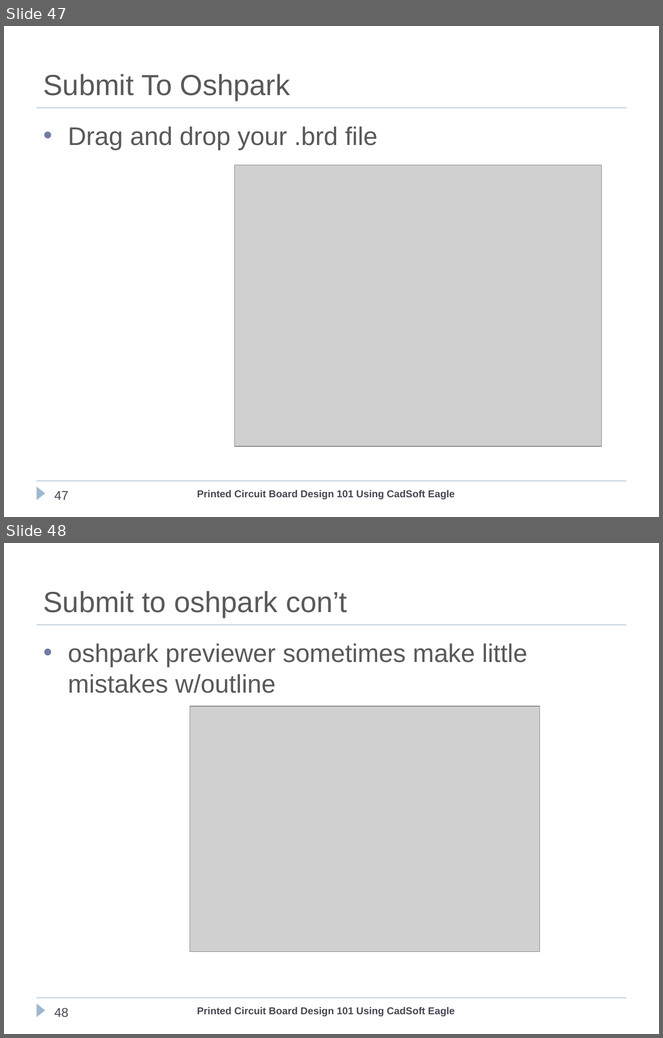
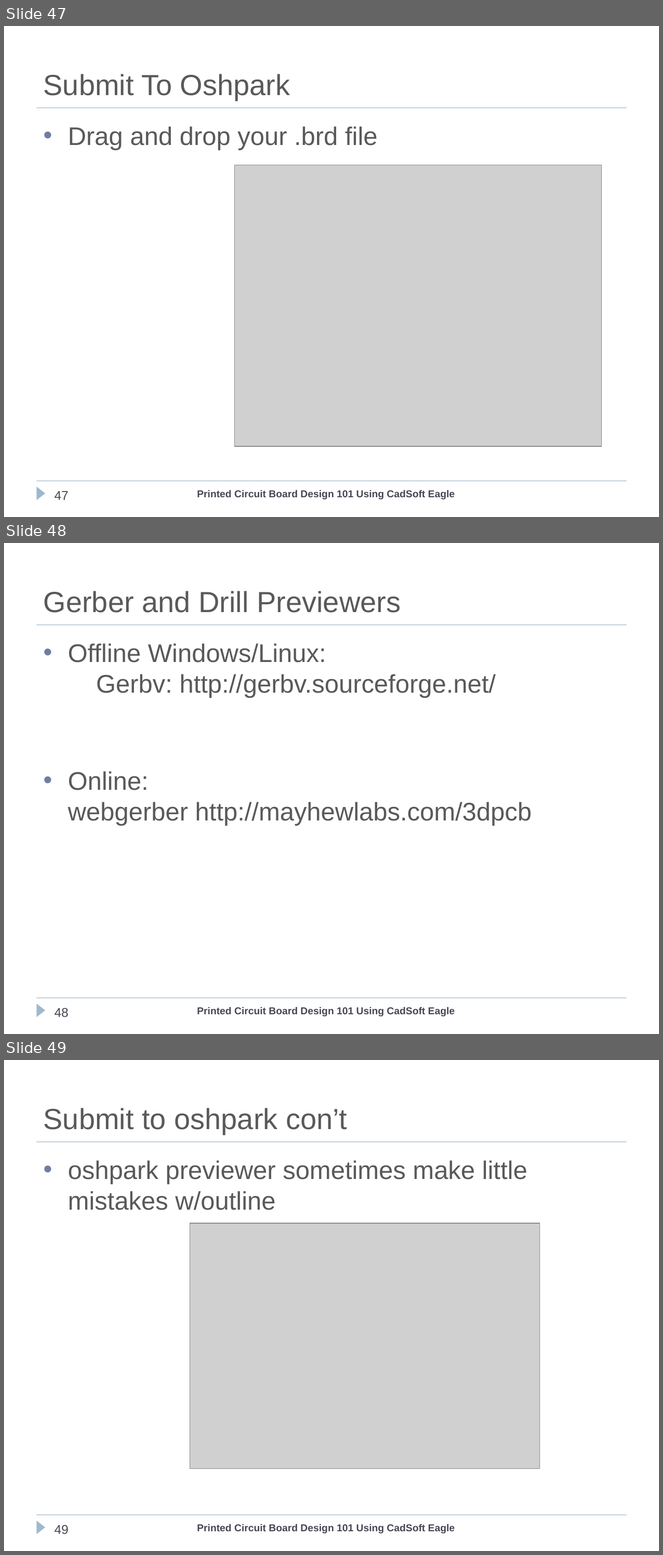
Before and after one commit to cogwheelcircuitworks/IntroToEagleCAD, a slide deck: ClassFiles/PCBDesignEagleCad101.ppt. Shown one above the other, each under a label of ours: slides 47 and 48 before the commit, slides 47, 48 and 49 after it. The pictures are 663x1038 and 663x1555 pixels, drawn with LibreOffice and Linux fonts; fonts in the diff are those of the drawing; grey boxes stand for pictures; background and template pictures are left out. Boxes give left, top, right and bottom in pixels: in the first picture for what was removed or moved away, otherwise in the second. Text is boxed around its words. In the diff, an @@ line names an element or a change of style, - is before the commit and + after.

```diff
--- a/ClassFiles/PCBDesignEagleCad101.ppt
+++ b/ClassFiles/PCBDesignEagleCad101.ppt
@@ slide 48 added at (4, 543, 659, 1034), background #FFFFFF; not listed: 3 template elements that a slide beside it also shows @@
@@ title added at (44, 591, 401, 613), 32 pt, text #595959 @@
+Gerber and Drill Previewers
@@ text added at (68, 643, 532, 826), 28 pt, text #595959 @@
+• Offline Windows/Linux:
+  Gerbv: http://gerbv.sourceforge.net/
+• Online:
+  webgerber http://mayhewlabs.com/3dpcb
@@ page number added at (54, 1008, 68, 1018), 14 pt, text #464653 @@
+48
@@ text added at (197, 1007, 455, 1017), 11 pt, text #464653, bold @@
+Printed Circuit Board Design 101 Using CadSoft Eagle
@@ what was slide 48 is now slide 49 @@
@@ page number at (54, 1525, 68, 1535): text changed @@
-48
+49
```
Also in this commit, not shown: 10 slides changed.
